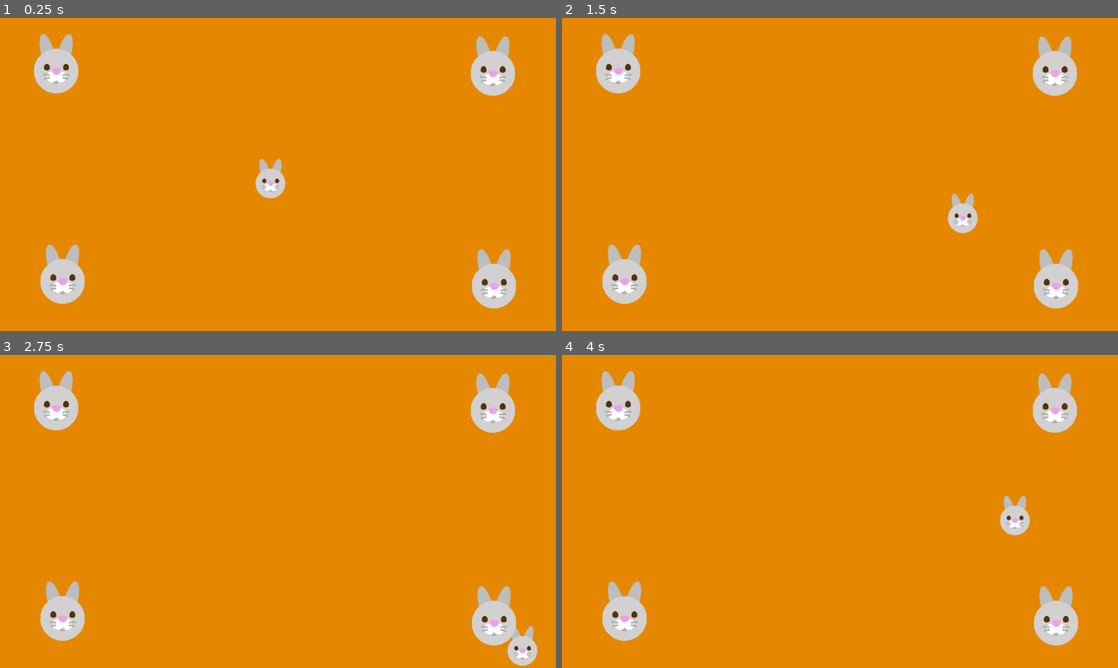
Above: before the commit, frames 1-4 (two rows, left to right).
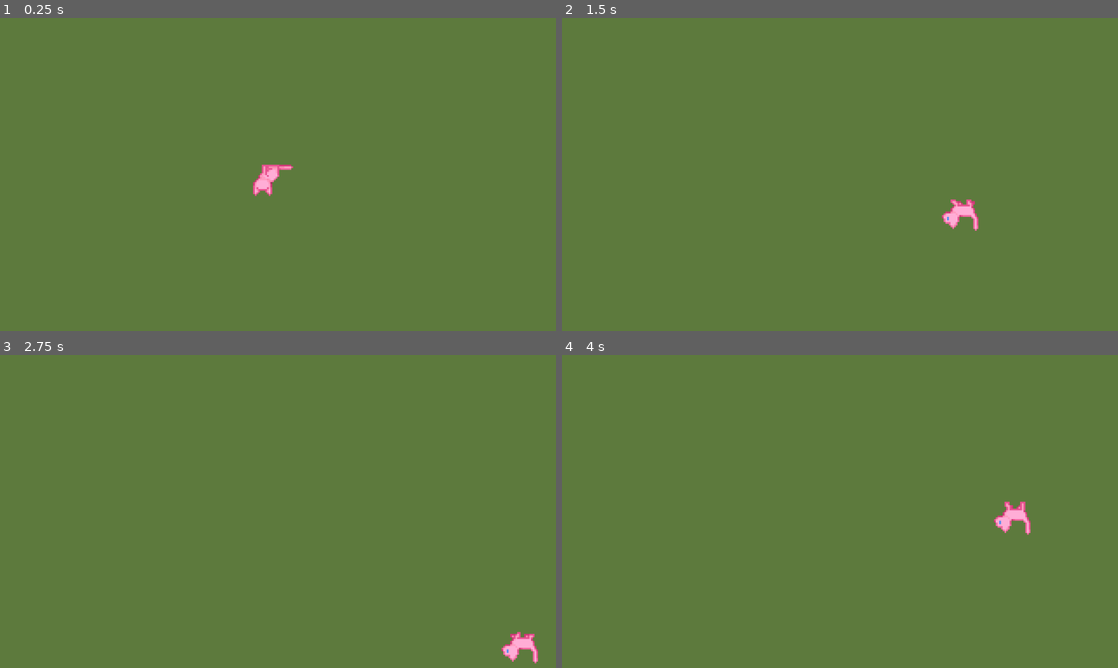
Above: after the commit, the same moments.

Repository: c1foZ/meowfunction
Game: Godot game, scene res://scenes/main.tscn
Two runs of this game, one before a commit and one after it. Both use one fixed random seed, a clock stepped at 60 frames per second and the inputs below. Before the commit the project starts from res://main.tscn.
Inputs:
- Up to frame 1 (0.25 s): no input
- Up to frame 2 (1.5 s): hold D (move_right) 0.53-1.28 s; hold S (move_down) from 1.28 s (still down)
- Up to frame 3 (2.75 s): release S (move_down) at 2.03 s; hold D (move_right) from 2.03 s (still down)
- Up to frame 4 (4 s): release D (move_right) at 2.78 s; hold W (move_up) 2.78-3.53 s; hold A (move_left) from 3.53 s (still down)

The runs differ from the first frame. In frame 1, 100% of the frame differs, in the area x 0-100%, y 0-100%; in frame 2, 100%; in frame 3, 100%; in frame 4, 100%.

Commit message:
cat animations movement idle and revert

Diff:
--- a/main.tscn
+++ /dev/null
@@ -1,33 +0,0 @@
-[gd_scene load_steps=4 format=3 uid="uid://7a1emxi4c548"]
-
-[ext_resource type="PackedScene" uid="uid://c62jrho5o5ie1" path="res://ground.tscn" id="1_ig7tw"]
-[ext_resource type="PackedScene" uid="uid://dedep6pt71cnb" path="res://player.tscn" id="2_0xm2m"]
-[ext_resource type="Texture2D" uid="uid://d2h2jwntuvb6t" path="res://rabbit.png" id="3_h2yge"]
-
-[node name="Main" type="Node2D"]
-
-[node name="Ground" parent="." instance=ExtResource("1_ig7tw")]
-position = Vector2(451, 277)
-
-[node name="Player" parent="." instance=ExtResource("2_0xm2m")]
-position = Vector2(467, 277)
-
-[node name="Rabbit" type="Sprite2D" parent="."]
-position = Vector2(97, 79)
-scale = Vector2(0.3, 0.3)
-texture = ExtResource("3_h2yge")
-
-[node name="Rabbit2" type="Sprite2D" parent="."]
-position = Vector2(851, 83)
-scale = Vector2(0.3, 0.3)
-texture = ExtResource("3_h2yge")
-
-[node name="Rabbit3" type="Sprite2D" parent="."]
-position = Vector2(853, 450)
-scale = Vector2(0.3, 0.3)
-texture = ExtResource("3_h2yge")
-
-[node name="Rabbit4" type="Sprite2D" parent="."]
-position = Vector2(108, 442)
-scale = Vector2(0.3, 0.3)
-texture = ExtResource("3_h2yge")
--- a/player.tscn
+++ /dev/null
@@ -1,19 +0,0 @@
-[gd_scene load_steps=4 format=3 uid="uid://dedep6pt71cnb"]
-
-[ext_resource type="Texture2D" uid="uid://d2h2jwntuvb6t" path="res://rabbit.png" id="1_4flbx"]
-[ext_resource type="Script" uid="uid://dkaybt3k228l5" path="res://player.gd" id="1_onrkg"]
-
-[sub_resource type="RectangleShape2D" id="RectangleShape2D_onrkg"]
-size = Vector2(50, 51)
-
-[node name="Player" type="CharacterBody2D"]
-script = ExtResource("1_onrkg")
-speed = 300
-
-[node name="CollisionShape2D" type="CollisionShape2D" parent="."]
-position = Vector2(0, 8.5)
-shape = SubResource("RectangleShape2D_onrkg")
-
-[node name="Sprite2D" type="Sprite2D" parent="."]
-scale = Vector2(0.2, 0.2)
-texture = ExtResource("1_4flbx")
--- a/project.godot
+++ b/project.godot
@@ -13,13 +13,21 @@
 config/name="puls_game_jam"
 run/main_scene="uid://7a1emxi4c548"
 config/features=PackedStringArray("4.4", "GL Compatibility")
-config/icon="res://icon.svg"
+config/icon="res://assets/icon.svg"
 
 [display]
 
 window/size/viewport_width=960
 window/size/viewport_height=540
 window/stretch/mode="viewport"
+
+[file_customization]
+
+folder_colors={
+"res://assets/": "green",
+"res://scenes/": "yellow",
+"res://scripts/": "blue"
+}
 
 [input]
 
--- a/ground.tscn
+++ b/scenes/ground.tscn
@@ -15,7 +15,7 @@
 shape = SubResource("RectangleShape2D_lv0v5")
 
 [node name="Sprite2D" type="Sprite2D" parent="CollisionShape2D"]
-modulate = Color(0.897787, 0.533645, 1.92523e-07, 1)
+modulate = Color(0.365941, 0.479933, 0.238001, 1)
 position = Vector2(-9.53674e-07, -9.53674e-07)
 scale = Vector2(20, 20)
 texture = SubResource("CanvasTexture_lv0v5")
--- /dev/null
+++ b/scenes/main.tscn
@@ -0,0 +1,14 @@
+[gd_scene load_steps=3 format=3 uid="uid://7a1emxi4c548"]
+
+[ext_resource type="PackedScene" uid="uid://c62jrho5o5ie1" path="res://scenes/ground.tscn" id="1_0wfyh"]
+[ext_resource type="PackedScene" uid="uid://dedep6pt71cnb" path="res://scenes/player.tscn" id="2_sugp2"]
+
+[node name="Main" type="Node2D"]
+
+[node name="Ground" parent="." instance=ExtResource("1_0wfyh")]
+position = Vector2(2744, 251)
+scale = Vector2(2.90671, 0.901247)
+
+[node name="Player" parent="." instance=ExtResource("2_sugp2")]
+position = Vector2(467, 277)
+rotation = 3.15206
--- /dev/null
+++ b/scenes/player.tscn
@@ -0,0 +1,108 @@
+[gd_scene load_steps=14 format=3 uid="uid://dedep6pt71cnb"]
+
+[ext_resource type="Script" uid="uid://dkaybt3k228l5" path="res://scripts/player.gd" id="1_onrkg"]
+[ext_resource type="Texture2D" uid="uid://bp4ktnw7v2oed" path="res://assets/pink_spritesheet.png" id="2_g2els"]
+
+[sub_resource type="RectangleShape2D" id="RectangleShape2D_onrkg"]
+size = Vector2(21, 20)
+
+[sub_resource type="AtlasTexture" id="AtlasTexture_qhqgy"]
+atlas = ExtResource("2_g2els")
+region = Rect2(128, 416, 32, 32)
+
+[sub_resource type="AtlasTexture" id="AtlasTexture_dqkch"]
+atlas = ExtResource("2_g2els")
+region = Rect2(160, 416, 32, 32)
+
+[sub_resource type="AtlasTexture" id="AtlasTexture_qlg0r"]
+atlas = ExtResource("2_g2els")
+region = Rect2(192, 416, 32, 32)
+
+[sub_resource type="AtlasTexture" id="AtlasTexture_tuyoq"]
+atlas = ExtResource("2_g2els")
+region = Rect2(224, 416, 32, 32)
+
+[sub_resource type="AtlasTexture" id="AtlasTexture_fjrip"]
+atlas = ExtResource("2_g2els")
+region = Rect2(128, 448, 32, 32)
+
+[sub_resource type="AtlasTexture" id="AtlasTexture_g2els"]
+atlas = ExtResource("2_g2els")
+region = Rect2(384, 416, 32, 32)
+
+[sub_resource type="AtlasTexture" id="AtlasTexture_smehm"]
+atlas = ExtResource("2_g2els")
+region = Rect2(416, 416, 32, 32)
+
+[sub_resource type="AtlasTexture" id="AtlasTexture_ur7pv"]
+atlas = ExtResource("2_g2els")
+region = Rect2(448, 416, 32, 32)
+
+[sub_resource type="AtlasTexture" id="AtlasTexture_y4r1p"]
+atlas = ExtResource("2_g2els")
+region = Rect2(480, 416, 32, 32)
+
+[sub_resource type="SpriteFrames" id="SpriteFrames_smehm"]
+animations = [{
+"frames": [{
+"duration": 1.0,
+"texture": SubResource("AtlasTexture_qhqgy")
+}, {
+"duration": 1.0,
+"texture": SubResource("AtlasTexture_dqkch")
+}, {
+"duration": 1.0,
+"texture": SubResource("AtlasTexture_qlg0r")
+}, {
+"duration": 1.0,
+"texture": SubResource("AtlasTexture_tuyoq")
+}, {
+"duration": 1.0,
+"texture": SubResource("AtlasTexture_fjrip")
+}, {
+"duration": 1.0,
+"texture": SubResource("AtlasTexture_tuyoq")
+}, {
+"duration": 1.0,
+"texture": SubResource("AtlasTexture_qlg0r")
+}, {
+"duration": 1.0,
+"texture": SubResource("AtlasTexture_dqkch")
+}],
+"loop": true,
+"name": &"idle-right",
+"speed": 3.0
+}, {
+"frames": [{
+"duration": 1.0,
+"texture": SubResource("AtlasTexture_g2els")
+}, {
+"duration": 1.0,
+"texture": SubResource("AtlasTexture_smehm")
+}, {
+"duration": 1.0,
+"texture": SubResource("AtlasTexture_ur7pv")
+}, {
+"duration": 1.0,
+"texture": SubResource("AtlasTexture_y4r1p")
+}],
+"loop": true,
+"name": &"walk-right",
+"speed": 5.0
+}]
+
+[node name="Player" type="CharacterBody2D"]
+script = ExtResource("1_onrkg")
+speed = 300
+
+[node name="CollisionShape2D" type="CollisionShape2D" parent="."]
+position = Vector2(0.5, 6)
+shape = SubResource("RectangleShape2D_onrkg")
+
+[node name="AnimatedSprite2D" type="AnimatedSprite2D" parent="."]
+texture_filter = 1
+scale = Vector2(3, 3)
+sprite_frames = SubResource("SpriteFrames_smehm")
+animation = &"walk-right"
+autoplay = "idle-right"
+frame_progress = 0.641436
--- a/player.gd
+++ b/scripts/player.gd
@@ -1,6 +1,7 @@
 extends CharacterBody2D
 
 @export var speed = 3
+@onready var animation_player = $AnimatedSprite2D
 
 func _physics_process(delta: float) -> void:
 	var direction = Vector2.ZERO
@@ -17,3 +18,8 @@
 	direction = direction.normalized()
 	velocity = direction * speed
 	move_and_slide()
+
+	if direction != Vector2.ZERO:
+		animation_player.play("walk-right")
+	else:
+		animation_player.play("idle-right")
Renamed: icon.svg -> assets/icon.svg
Not shown, changed: assets/icon.svg.import
Binary file added: assets/pink_spritesheet.png
Not shown, changed: assets/pink_spritesheet.png.import
Binary file removed: rabbit.png
Renamed: player.gd.uid -> scripts/player.gd.uid
